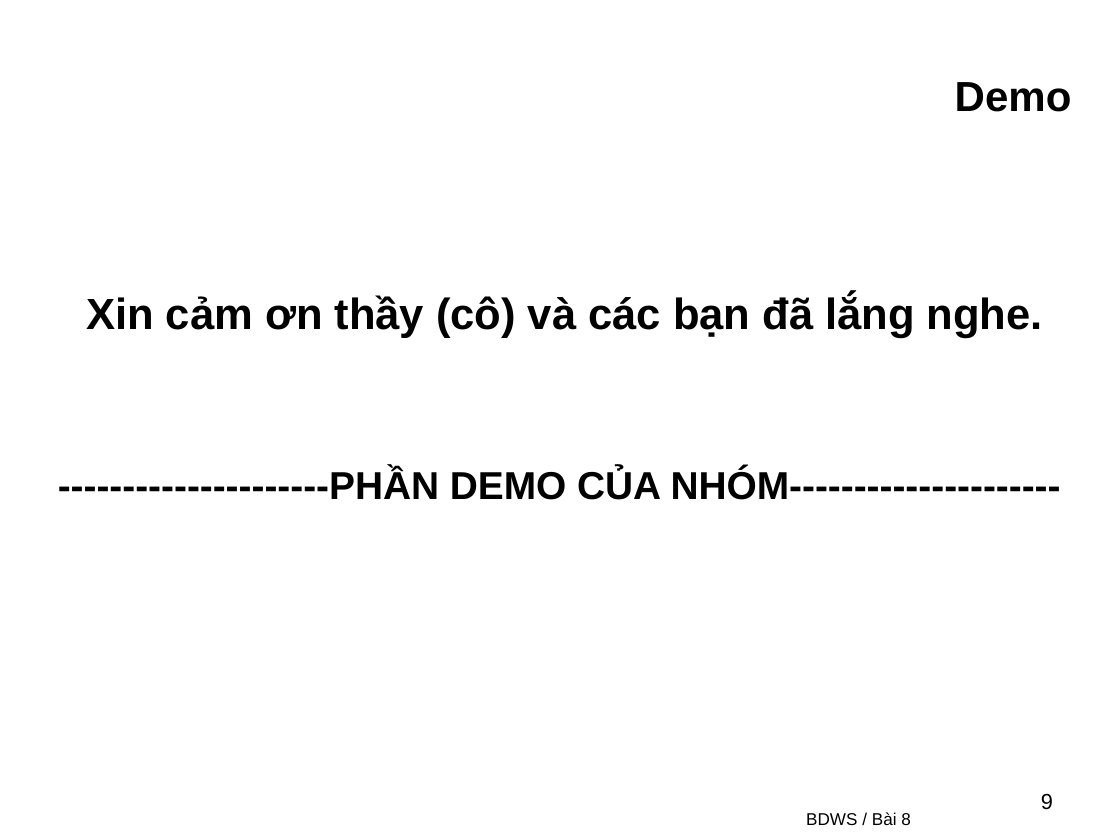
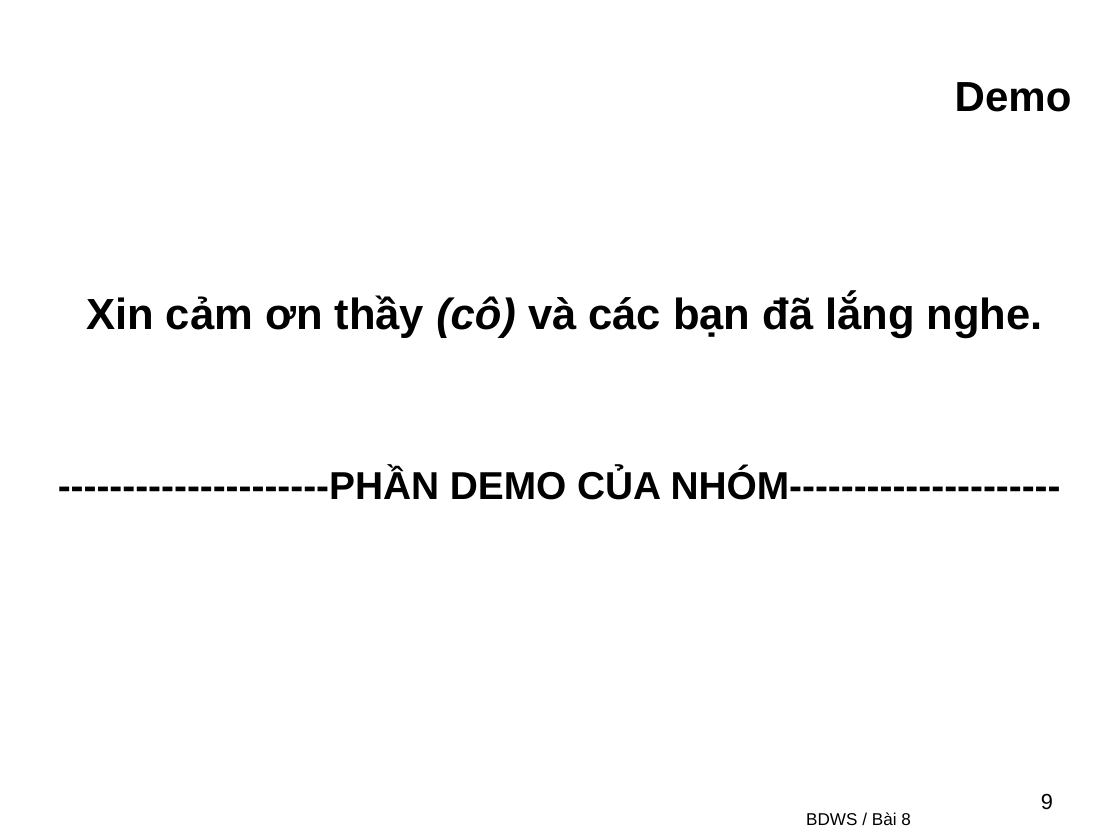
Before and after one commit to FAI-C1212L-SEM4-G1/WebsiteRealEstateNTB, a slide deck: slide 9 of document_other/Slide_Project_SEM4.ppt. Drawn at 1120x840 pixels with LibreOffice and Linux fonts; fonts in the diff are those of the drawing; background and template pictures are left out. Boxes give left, top, right and bottom in pixels: in the first picture for what was removed or moved away, otherwise in the second. Text is boxed around its words. In the diff, an @@ line names an element or a change of style, - is before the commit and + after.

```diff
--- a/document_other/Slide_Project_SEM4.ppt
+++ b/document_other/Slide_Project_SEM4.ppt
@@ text at [86, 294, 1043, 338]: italic on in "(cô)" @@
```
Also in this commit, not shown: 6 other slides changed, 2 other files.
